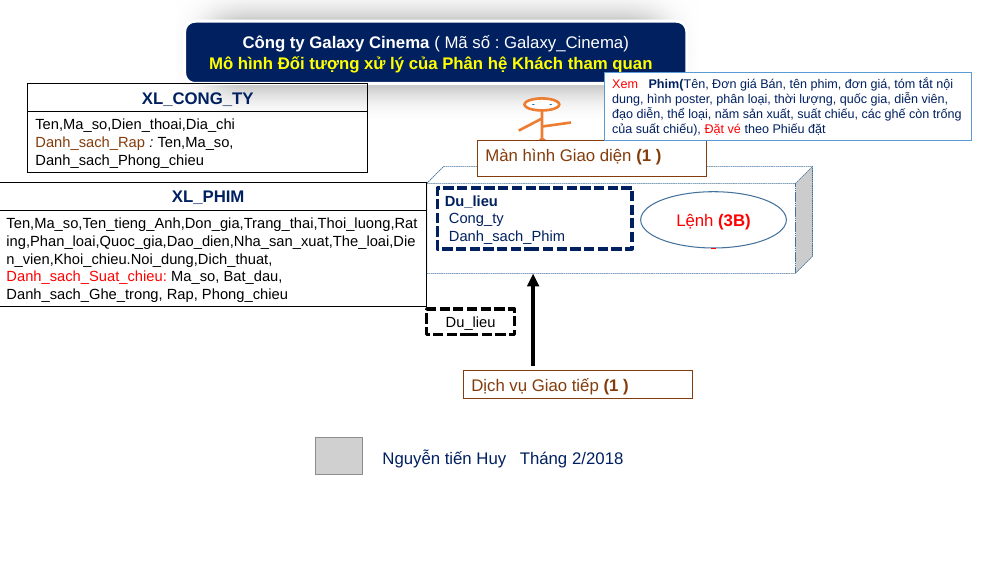
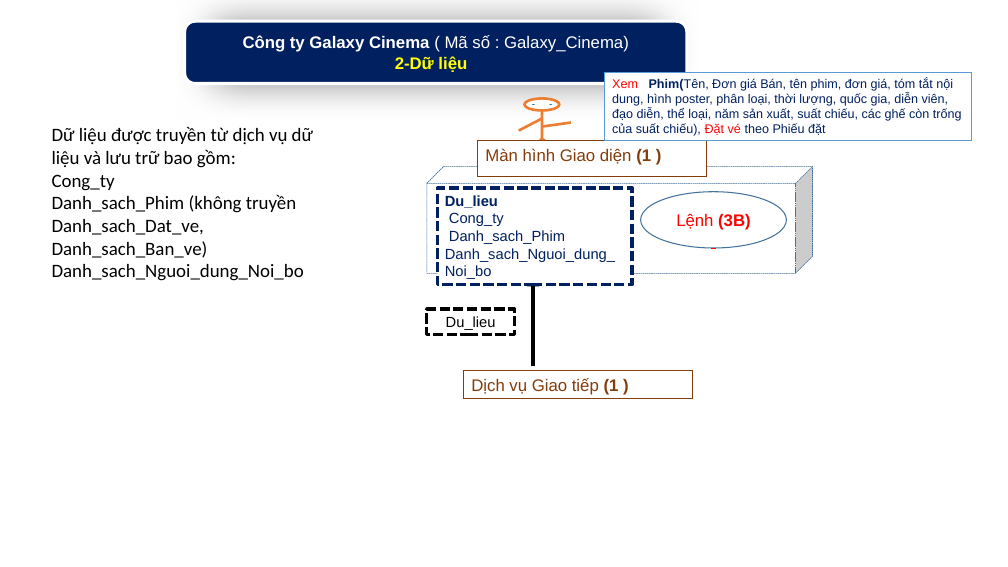
Before and after one commit to phkhuong/pttkpm_doan, a slide deck: slide 6 of Ho_so_PTTKPM/1688035_TKPM_Khach_Tham_quan.pptx (slide 3 before the commit). Drawn at 1008x567 pixels with LibreOffice and Linux fonts; fonts in the diff are those of the drawing; grey boxes stand for pictures. Boxes give left, top, right and bottom in pixels: in the first picture for what was removed or moved away, otherwise in the second. Text is boxed around its words. In the diff, an @@ line names an element or a change of style, - is before the commit and + after.

Commit message:
Update hồ sơ tkpm khách tham qan

```diff
--- a/Ho_so_PTTKPM/1688035_TKPM_Khach_Tham_quan.pptx
+++ b/Ho_so_PTTKPM/1688035_TKPM_Khach_Tham_quan.pptx
@@ text in rounded rectangle at <box>395,56,467,72</box>: text changed @@
-Mô hình Đối tượng xử lý của Phân hệ Khách tham quan
+2-Dữ liệu
@@ rectangle removed at <box>28,84,368,112</box> @@
-XL_CONG_TY
@@ rectangle removed at <box>28,111,368,172</box> @@
-Ten,Ma_so,Dien_thoai,Dia_chi
-Danh_sach_Rap : Ten,Ma_so, Danh_sach_Phong_chieu
@@ text added at <box>52,126,313,281</box>, 18 pt, text #000000 @@
+Dữ liệu được truyền từ dịch vụ dữ liệu và lưu trữ bao gồm:
+Cong_ty
+Danh_sach_Phim (không truyền Danh_sach_Dat_ve, Danh_sach_Ban_ve)
+Danh_sach_Nguoi_dung_Noi_bo
@@ rectangle removed at <box>0,182,427,210</box> @@
-XL_PHIM
@@ rectangle "Du_lieu Cong_ty Danh_sach_Phim": place and size @@
-rectangle "Du_lieu Cong_ty Danh_sach_Phim" at <box>438,188,633,250</box>
+rectangle "Du_lieu Cong_ty Danh_sach_Phim" at <box>438,188,633,285</box>
@@ rectangle removed at <box>0,210,427,307</box> @@
-Ten,Ma_so,Ten_tieng_Anh,Don_gia,Trang_thai,Thoi_luong,Rating,Phan_loai,Quoc_gia,Dao_dien,Nha_san_xuat,The_loai,Dien_vien,Khoi_chieu.Noi_dung,Dich_thuat,
-Danh_sach_Suat_chieu: Ma_so, Bat_dau, Danh_sach_Ghe_trong, Rap, Phong_chieu
@@ text in rectangle at <box>445,248,615,279</box>: paragraph added @@
+Danh_sach_Nguoi_dung_Noi_bo
@@ picture removed at <box>315,437,362,475</box> @@
@@ text removed at <box>382,450,623,468</box> @@
-Nguyễn tiến Huy Tháng 2/2018
```
Also in this commit, not shown: 1 other slide changed, 4 slides added.
